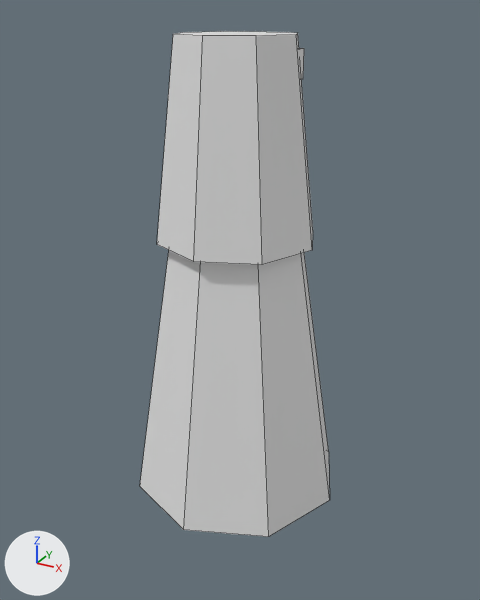
Renders of the FBX model Assets/Resources/Equipment/MageRobe.fbx from each side of a commit.
One viewpoint serves both versions: a camera (50 mm lens) standing at (0.914, -1.625, 1.481) and looking at (0.018, 0.003, 0.667). Every picture has the same lights, and +X, +Y and +Z are marked at lower left. The picture after the commit comes second. Mesh edges are drawn as thin lines. Where no turn or scale is listed for an object, it has been applied to the vertices.

The first picture shows 'Chest', 'Hips'.
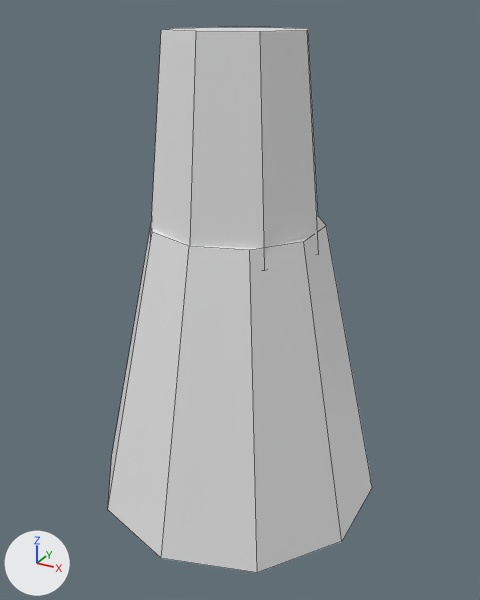
Boxes (x1, y1, x2, y2) around the edits, measured in the pictures (480 x 600 px; the box of a moved part takes in the faces that stretch with it):
'Hips', reshaped (39% wider, 24% taller): before (140, 250, 330, 537); after (108, 216, 372, 573)
'Chest', reshaped (8% wider): before (157, 31, 313, 264); after (151, 27, 319, 260)
part 1 of me_cone, moved or reshaped (not visible afterwards): before (299, 48, 304, 79)
part 2 of me_cone, moved or reshaped: before (157, 31, 313, 264); after (151, 27, 319, 260)

What changed in the scene script:
```text
Change me_cone:
    used by ob_chest; location = (0.0, 0.0, 0.0)
    remove me_cone.from_pydata(...)  # 24 vertices, 16 faces; spans x -0.24..0.24, y -0.22..0.26, z 0.86..1.42
    add me_cone.from_pydata(...)  # 24 vertices, 16 faces; spans x -0.26..0.26, y -0.24..0.28, z 0.85..1.43
    me_cone part 1: the loose piece of 8 vertices spanning x -0.13..0.13, y 0.115..0.165, z 1.3..1.38 is scaled about its middle by (1.08, 1, 1), then moved by (0.0, 0.01, 0.0)
    me_cone part 2
    me_cone.vertices[0].co: (0.0, 0.26, 0.86) -> (0.0, 0.28, 0.85)
    me_cone.vertices[1].co: (0.0, 0.19, 1.42) -> (0.0, 0.22, 1.43)  # pixel (266, 31) -> pixel (270, 27)
    me_cone.vertices[2].co: (0.17, 0.19, 0.86) -> (0.184, 0.204, 0.85)  # pixel (312, 230) -> not seen
    me_cone.vertices[3].co: (0.12, 0.14, 1.42) -> (0.141, 0.161, 1.43)  # pixel (297, 32) -> pixel (308, 28)
    me_cone.vertices[4].co: (0.24, 0.02, 0.86) -> (0.26, 0.02, 0.85)  # pixel (312, 250) -> pixel (318, 254)
    me_cone.vertices[5].co: (0.17, 0.02, 1.42) -> (0.2, 0.02, 1.43)  # pixel (296, 34) -> pixel (307, 30)
    me_cone.vertices[6].co: (0.17, -0.15, 0.86) -> (0.184, -0.164, 0.85)  # pixel (262, 264) -> pixel (264, 270)
    me_cone.vertices[7].co: (0.12, -0.1, 1.42) -> (0.141, -0.121, 1.43)  # pixel (256, 35) -> pixel (260, 31)
    me_cone.vertices[8].co: (0.0, -0.22, 0.86) -> (0.0, -0.24, 0.85)  # pixel (193, 261) -> not seen
    me_cone.vertices[9].co: (0.0, -0.15, 1.42) -> (0.0, -0.18, 1.43)  # pixel (202, 35) -> pixel (196, 31)
    me_cone.vertices[10].co: (-0.17, -0.15, 0.86) -> (-0.184, -0.164, 0.85)  # pixel (156, 244) -> not seen
    me_cone.vertices[11].co: (-0.12, -0.1, 1.42) -> (-0.141, -0.121, 1.43)  # pixel (173, 34) -> pixel (161, 29)
    me_cone.vertices[12].co: (-0.24, 0.02, 0.86) -> (-0.26, 0.02, 0.85)
    me_cone.vertices[13].co: (-0.17, 0.02, 1.42) -> (-0.2, 0.02, 1.43)  # pixel (182, 32) -> pixel (173, 28)
    me_cone.vertices[14].co: (-0.17, 0.19, 0.86) -> (-0.184, 0.204, 0.85)
    me_cone.vertices[15].co: (-0.12, 0.14, 1.42) -> (-0.141, 0.161, 1.43)  # pixel (220, 31) -> pixel (217, 27)
Change me_cone_001:
    used by ob_hips; location = (0.0, 0.0, 0.0)
    remove me_cone_001.from_pydata(...)  # 16 vertices, 10 faces; spans x -0.34..0.34, y -0.32..0.36, z 0.02..0.88
    add me_cone_001.from_pydata(...)  # 20 vertices, 12 faces; spans x -0.437..0.437, y -0.44..0.48, z 0.01..0.91
    me_cone_001 part 3: the whole mesh is rebuilt
```
